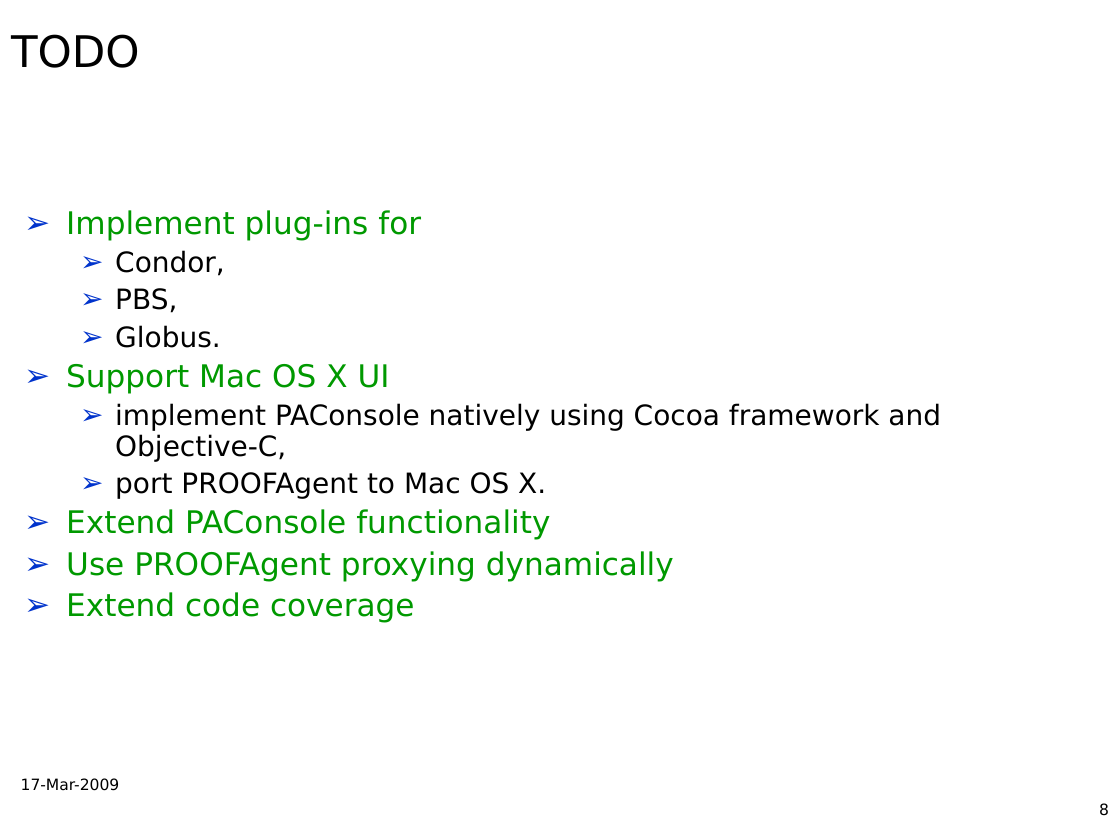
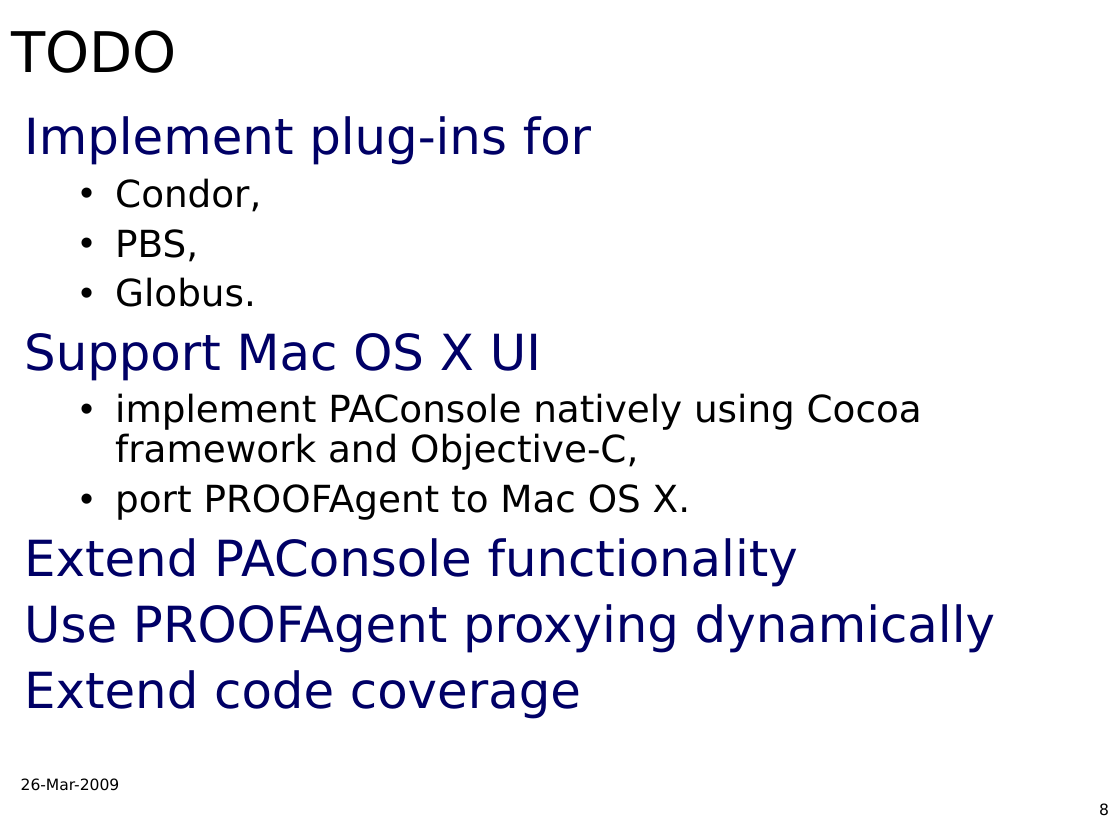
Before and after one commit to AnarManafov/PoDDocumentation, a slide deck: slide 8 of CHEP/CHEP2009/CHEP2009-PoD-AnarManafov.ppt. Drawn at 1120x840 pixels with LibreOffice and Linux fonts; fonts in the diff are those of the drawing; background and template pictures are left out. Boxes give left, top, right and bottom in pixels: in the first picture for what was removed or moved away, otherwise in the second. Text is boxed around its words. In the diff, an @@ line names an element or a change of style, - is before the commit and + after.

```diff
--- a/CHEP/CHEP2009/CHEP2009-PoD-AnarManafov.ppt
+++ b/CHEP/CHEP2009/CHEP2009-PoD-AnarManafov.ppt
@@ title "TODO" at box(11, 30, 176, 73): size 28 to 36 pt @@
@@ text "Implement plug-ins for" at box(24, 116, 995, 719): size 20 to 32 pt, text colour #009900 to #000066 in "Implement plug-ins for", "Support Mac OS X UI", "Extend PAConsole functionality", "Use PROOFAgent proxying dynamically" and 1 more places; size 18 to 24 pt in "Condor,", "PBS,", "Globus.", "implement PAConsole natively using Cocoa framework and ..." and 1 more places; bullet ➢ to none; more space between paragraphs; bullet ➢ to •; bullet colour #0033CC to #000000 @@
@@ text at box(21, 778, 120, 791): text changed @@
-17-Mar-2009
+26-Mar-2009
```
Also in this commit, not shown: 9 other slides changed.
